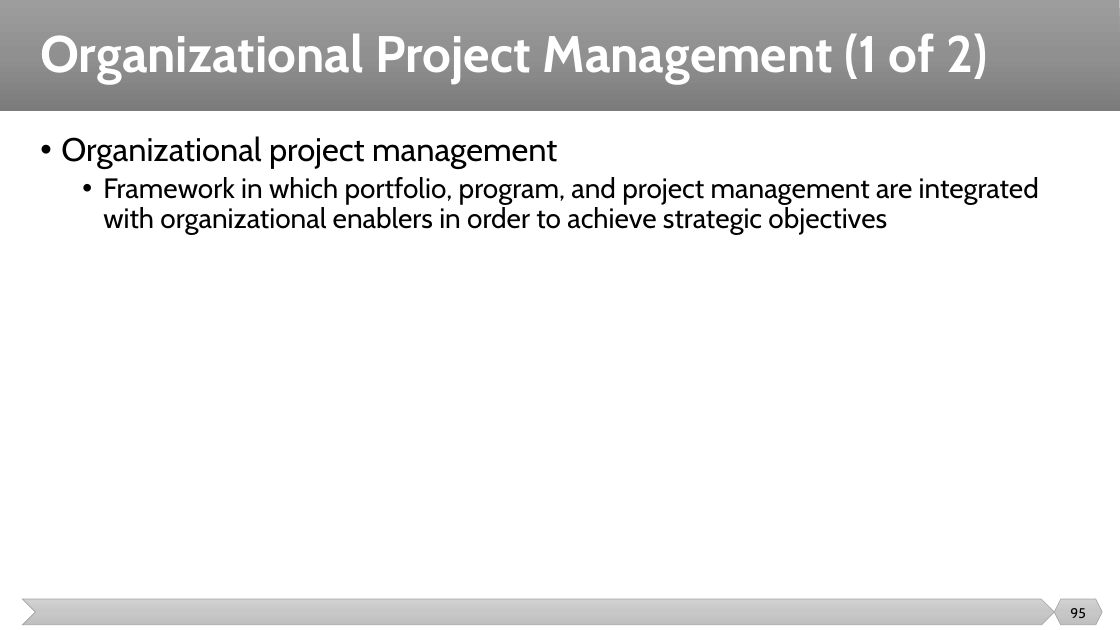
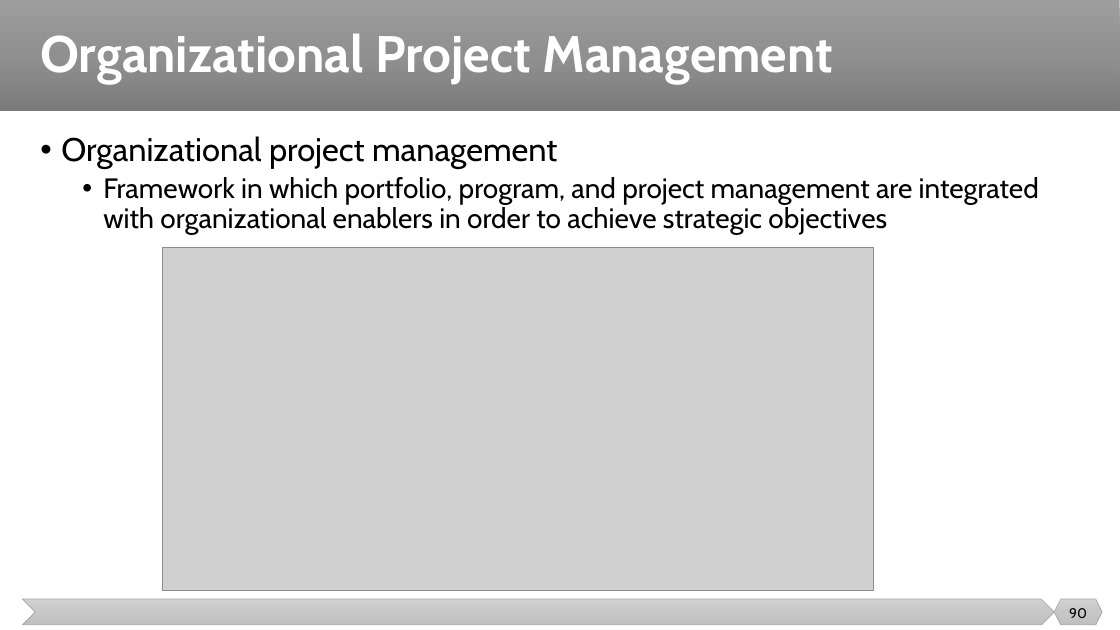
Before and after one commit to malenezi/malenezi, a slide deck: slide 90 of SE423/Lectures/1-Introduction/Introduction.pptx (slide 95 before the commit). Drawn at 1120x630 pixels with LibreOffice and Linux fonts; fonts in the diff are those of the drawing; grey boxes stand for pictures. Boxes give left, top, right and bottom in pixels: in the first picture for what was removed or moved away, otherwise in the second. Text is boxed around its words. In the diff, an @@ line names an element or a change of style, - is before the commit and + after.

```diff
--- a/SE423/Lectures/1-Introduction/Introduction.pptx
+++ b/SE423/Lectures/1-Introduction/Introduction.pptx
@@ title at [40,33,834,83]: text changed @@
-Organizational Project Management (1 of 2)
+Organizational Project Management
@@ picture added at [162,248,874,591] @@
@@ page number at [1069,608,1087,618]: text changed @@
-95
+90
```
Also in this commit, not shown: 23 other slides changed, 9 slides added, 14 slides removed, 1 other file.
